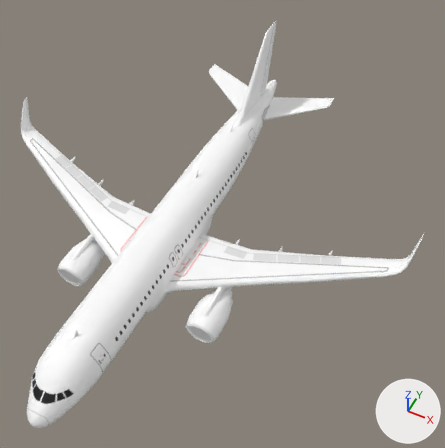
A saved change to the Blender file game/Airplanes/A320 Neo.blend.
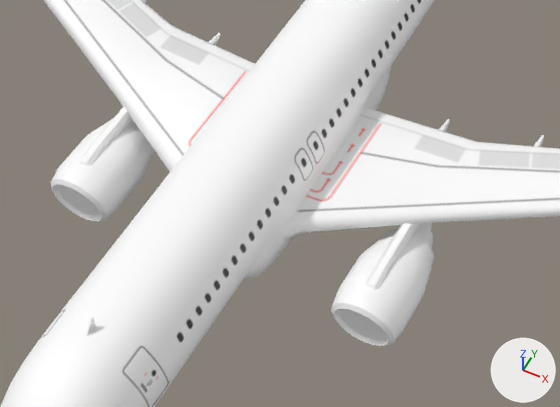
Each version is shown whole from a 50 mm lens placed at (17.7, -27.8, 40.1), pointed at (3.6, 0.4, 4.9), then close up on the part from 8% to 65% of the width and 41% to 83% of the height. The axes (+X, +Y, +Z) are drawn at lower right. The lights are the same throughout.

In view in the first close-up: 'Fuselage', 'engines', 'wing'.
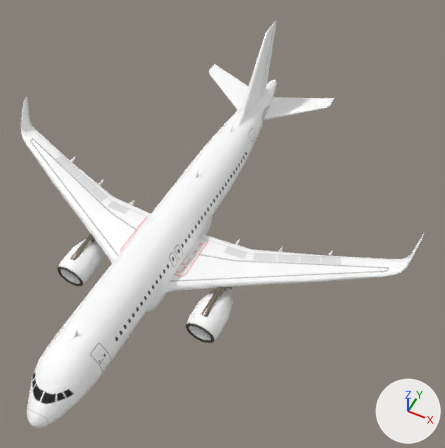
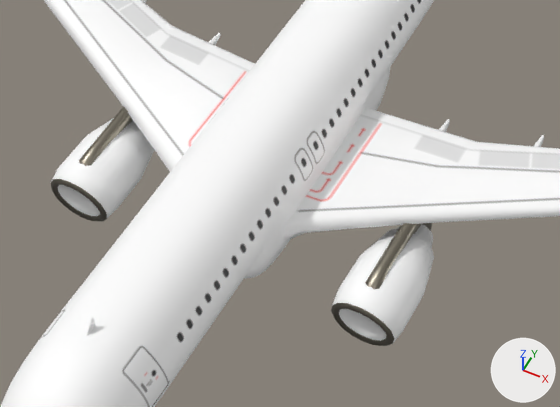
Patch to the scene script:
```diff
--- a/game/Airplanes/A320 Neo.blend.py
+++ b/game/Airplanes/A320 Neo.blend.py
@@ mat_plain_metal @@
+mat_plain_metal = principled_material('plain metal')
+mat_plain_metal.base_color = (0.253, 0.23, 0.184)  # grey #8a8477
+mat_plain_metal.metallic = 1.0
+mat_plain_metal.roughness = 0.4
@@ me_plane_007 @@
 me_plane_007.from_pydata(...)  # 416 vertices, 382 faces; spans x -6.92..6.92, y -7.56..-0.43, z 0.78..3.56
 # used by ob_engines; location = (0.0, 0.0, 0.0)
+# me_plane_007 part 1: edges marked sharp go from 360 to 0
+# me_plane_007 part 2: 103 of the faces centred in x -6.71..-4.6, y -7.51..-0.71, z 0.94..3.54 switch from mat_painting to mat_plain_metal (grey #8a8477)
+# me_plane_007 part 3: 103 of the faces centred in x 4.6..6.71, y -7.51..-0.71, z 0.94..3.54 switch from mat_painting to mat_plain_metal (grey #8a8477)
```

Where the change shows, as pixel boxes (x1, y1, x2, y2) in the close-ups (560 x 407 px):
'engines', shading changed, recoloured (white to grey)
    both: (50, 107, 434, 346)
part 1 of me_plane_007, shading changed
    both: (50, 118, 434, 343)
part 2 of me_plane_007, recoloured (white to grey)
    both: (51, 107, 133, 221)
part 3 of me_plane_007, recoloured (white to grey)
    both: (331, 223, 432, 346)
